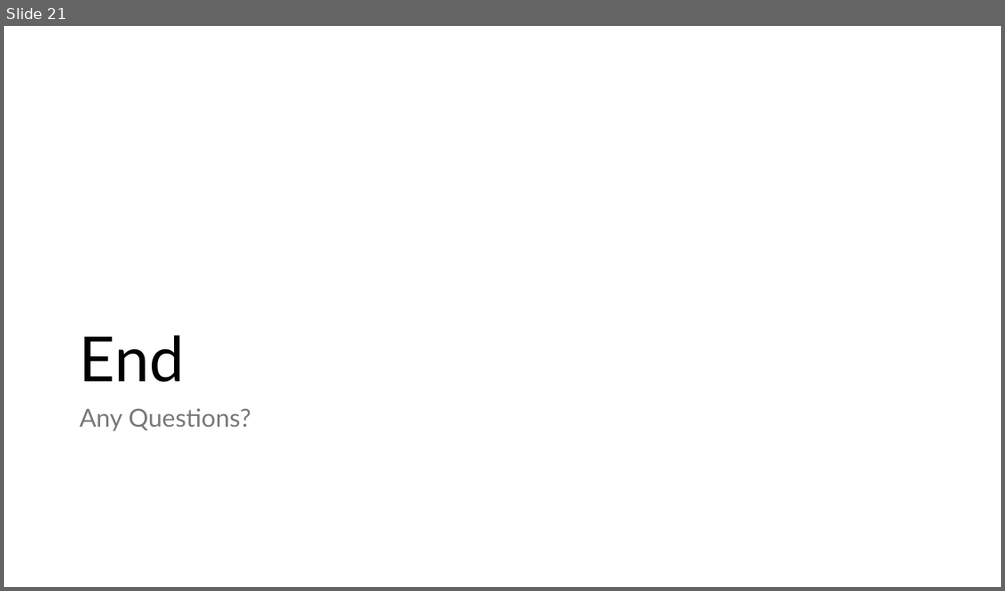
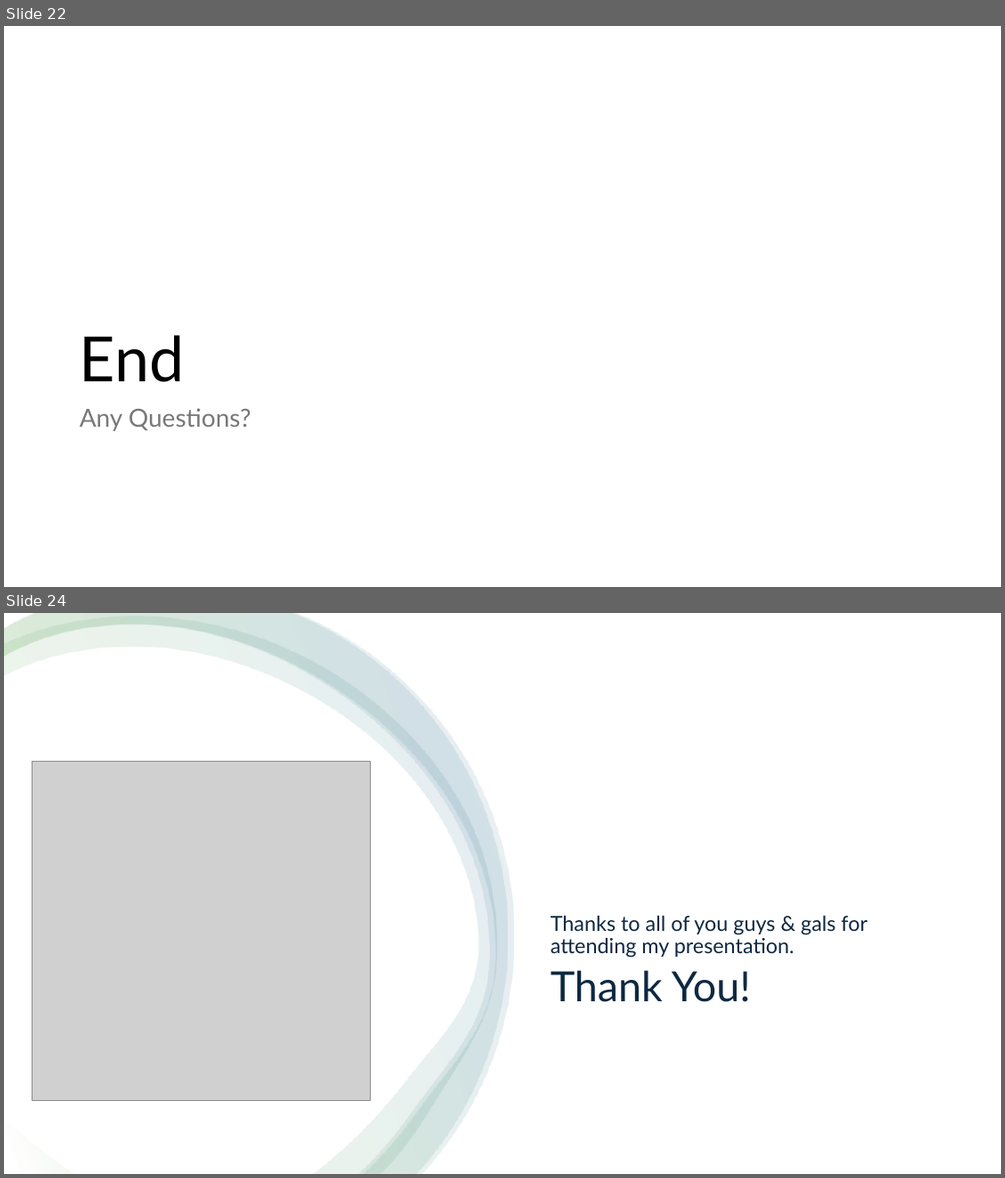
Before and after one commit to brandon-s-lin/Salary-Prediction-Model, a slide deck: Final Project Presentation.pptx. Shown one above the other, each under a label of ours: slide 21 before the commit, slides 22 and 24 after it; the slides between them are not shown. The pictures are 1005x591 and 1005x1178 pixels, drawn with LibreOffice and Linux fonts; fonts in the diff are those of the drawing; grey boxes stand for pictures. Boxes give left, top, right and bottom in pixels: in the first picture for what was removed or moved away, otherwise in the second. Text is boxed around its words. In the diff, an @@ line names an element or a change of style, - is before the commit and + after.

```diff
--- a/Final Project Presentation.pptx
+++ b/Final Project Presentation.pptx
@@ slide 24 added at (x1=4, y1=613, x2=1001, y2=1174), background #FFFFFF @@
@@ rectangle added at (x1=4, y1=613, x2=1001, y2=1174), fill #FFFFFF @@
@@ freeform shape added at (x1=4, y1=616, x2=497, y2=1174), fill gradient #FFFFFF to #4EA72E to #156082 @@
@@ freeform shape added at (x1=4, y1=613, x2=508, y2=1174), fill gradient #FFFFFF to #4EA72E to #156082 @@
@@ freeform shape added at (x1=4, y1=613, x2=514, y2=1173), fill gradient #FFFFFF to #4EA72E to #156082 @@
@@ picture added at (x1=32, y1=762, x2=371, y2=1101) @@
@@ text added at (x1=550, y1=915, x2=867, y2=957), 20 pt, text #0E2841 @@
+Thanks to all of you guys & gals for attending my presentation.
@@ title added at (x1=550, y1=970, x2=751, y2=1002), 40 pt, text #0E2841 @@
+Thank You!
@@ what was slide 21 is now slide 22 @@
```
Also in this commit, not shown: 3 slides changed, 2 other slides added.
